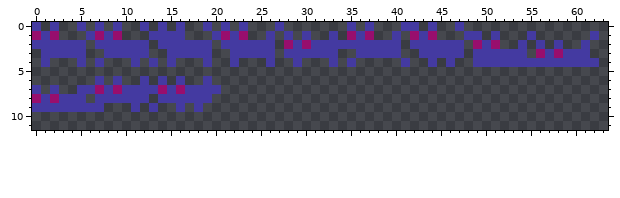
A pixel-art sprite gets an edit: asset/sprites.png. The picture above is the old version.
The file is 64x64 pixels. Shown: x 0..63, y 0..11.
Once edited:
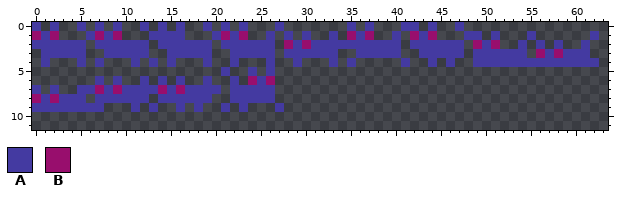
Palette (. is transparent): A #443aa1  B #980e6d
Commit message: Added quick-turn-around animation
Edits made:
y 5: x 21 . -> A; x 24 . -> A; x 26 . -> A
y 6: x 22 . -> A; x 24..26 ... -> BAB
y 7..8: x 22..26 ..... -> AAAAA
y 9: x 21 . -> A; x 23 . -> A; x 27 . -> A
